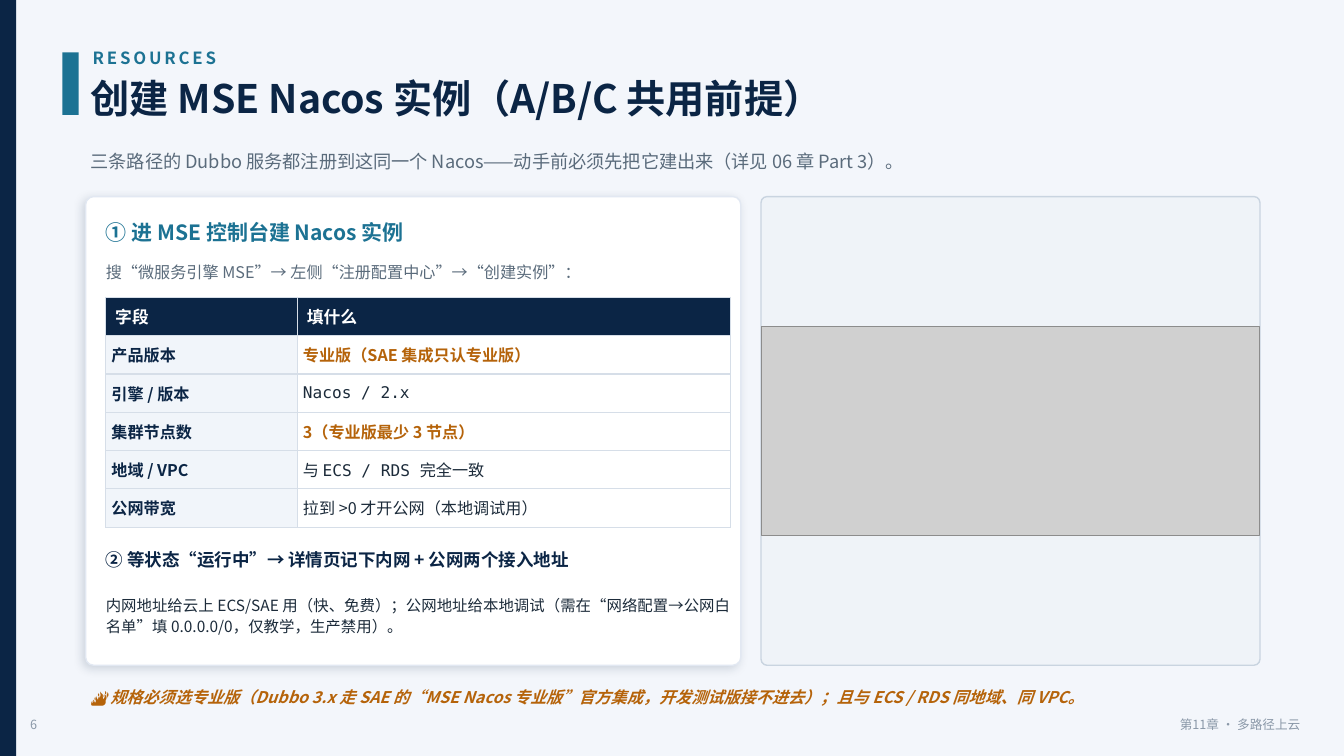
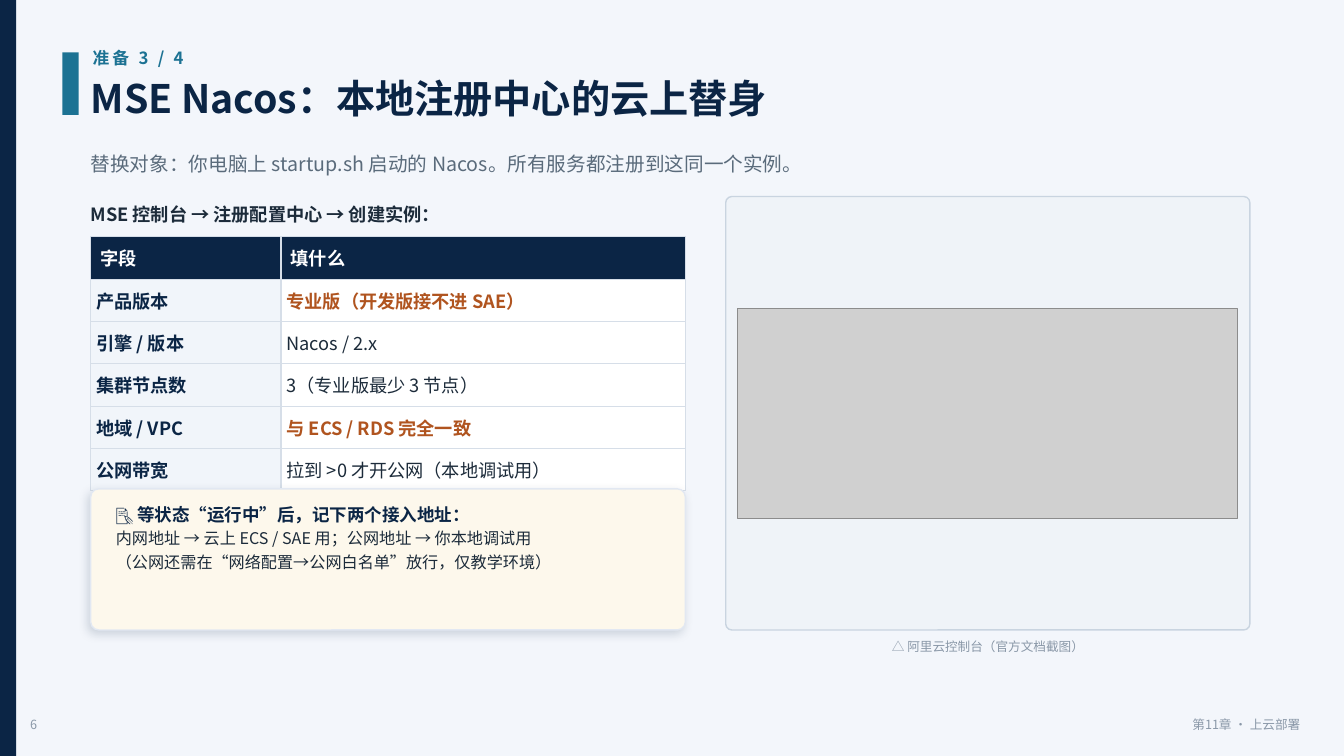
Before and after one commit to coffeeliuwei/cloudnativeapp, a slide deck: slide 7 of deck/第11章-上云部署-课件.pptx. Drawn at 1344x756 pixels with LibreOffice and Linux fonts; fonts in the diff are those of the drawing; grey boxes stand for pictures. Boxes give left, top, right and bottom in pixels: in the first picture for what was removed or moved away, otherwise in the second. Text is boxed around its words. In the diff, an @@ line names an element or a change of style, - is before the commit and + after.

```diff
--- a/deck/第11章-上云部署-课件.pptx
+++ b/deck/第11章-上云部署-课件.pptx
@@ text at (x1=93, y1=49, x2=184, y2=66): text changed @@
-RESOURCES
+准备 3 / 4
@@ text at (x1=91, y1=79, x2=766, y2=117): text changed @@
-创建 MSE Nacos 实例（A/B/C 共用前提）
+MSE Nacos：本地注册中心的云上替身
@@ text at (x1=91, y1=154, x2=802, y2=176): text changed; size 13 to 14 pt @@
-三条路径的 Dubbo 服务都注册到这同一个 Nacos——动手前必须先把它建出来（详见 06 章 Part 3）。
+替换对象：你电脑上 startup.sh 启动的 Nacos。所有服务都注册到这同一个实例。
@@ rounded rectangle removed at (x1=86, y1=197, x2=741, y2=665) @@
@@ text at (x1=91, y1=205, x2=440, y2=223): text changed; size 15 to 13 pt; text colour #1C7293 to #1C2B3A @@
-① 进 MSE 控制台建 Nacos 实例
+MSE 控制台 → 注册配置中心 → 创建实例：
@@ rounded rectangle resized from (x1=761, y1=197, x2=1260, y2=665) to (x1=726, y1=197, x2=1250, y2=630) @@
@@ rounded rectangle at (x1=726, y1=197, x2=1250, y2=630): proportions changed @@
@@ table at (x1=91, y1=237, x2=686, y2=483) @@
-row 2, column 2: 专业版（SAE 集成只认专业版）
+row 2, column 2: 专业版（开发版接不进 SAE）
@@ size 12 to 13 pt in "字段", "填什么" @@
@@ size 11.5 to 13 pt in "产品版本", "引擎 / 版本", "Nacos / 2.x", "集群节点数" and 5 more places @@
@@ font DejaVu Sans Mono to Noto Sans CJK SC in "Nacos / 2.x", "与 ECS / RDS 完全一致" @@
@@ text colour #B5630A to #1C2B3A, bold off in "3（专业版最少 3 节点）" @@
@@ text colour #1C2B3A to #B0541F, bold on in "与 ECS / RDS 完全一致" @@
@@ table resized from (x1=106, y1=297, x2=731, y2=527) to (x1=91, y1=237, x2=686, y2=483) @@
@@ text removed at (x1=106, y1=264, x2=580, y2=280) @@
-搜“微服务引擎 MSE”→ 左侧“注册配置中心”→“创建实例”：
@@ picture moved from (x1=761, y1=327, x2=1260, y2=536) to (x1=738, y1=309, x2=1238, y2=518) @@
@@ rounded rectangle added at (x1=91, y1=489, x2=686, y2=630), fill #FDF8EC, outline #E2E8F2 1 pt @@
@@ text at (x1=116, y1=506, x2=551, y2=570): text changed; size 11 to 11.5 pt @@
-内网地址给云上 ECS/SAE 用（快、免费）；公网地址给本地调试（需在“网络配置→公网白名单”填 0.0.0.0/0，仅教学，生产禁用）。
+📝 等状态“运行中”后，记下两个接入地址：
+内网地址 → 云上 ECS / SAE 用；公网地址 → 你本地调试用
+（公网还需在“网络配置→公网白名单”放行，仅教学环境）
@@ text removed at (x1=106, y1=551, x2=569, y2=568) @@
-② 等状态“运行中”→ 详情页记下内网 + 公网两个接入地址
@@ text added at (x1=907, y1=640, x2=1084, y2=652), 9 pt, text #8A98A8 @@
+△ 阿里云控制台（官方文档截图）
@@ text removed at (x1=110, y1=689, x2=1084, y2=706) @@
-🔥 规格必须选专业版（Dubbo 3.x 走 SAE 的“MSE Nacos 专业版”官方集成，开发测试版接不进去）；且与 ECS / RDS 同地域、同 VPC。
@@ text at (x1=1192, y1=718, x2=1300, y2=730): text changed @@
-第11章 · 多路径上云
+第11章 · 上云部署
```
Also in this commit, not shown: 2 other slides changed, 17 slides added, 28 slides removed, 9 other files.
